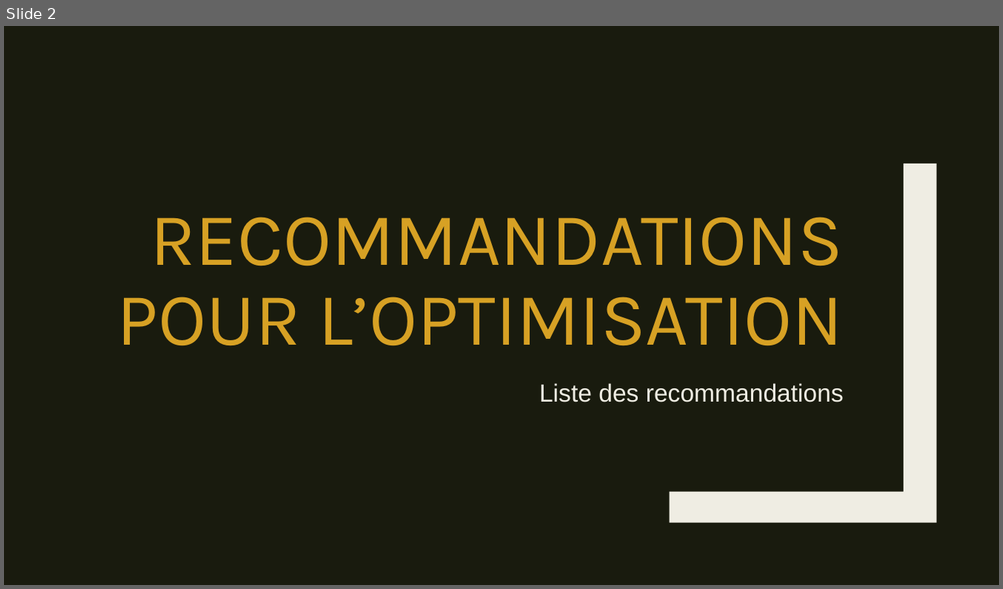
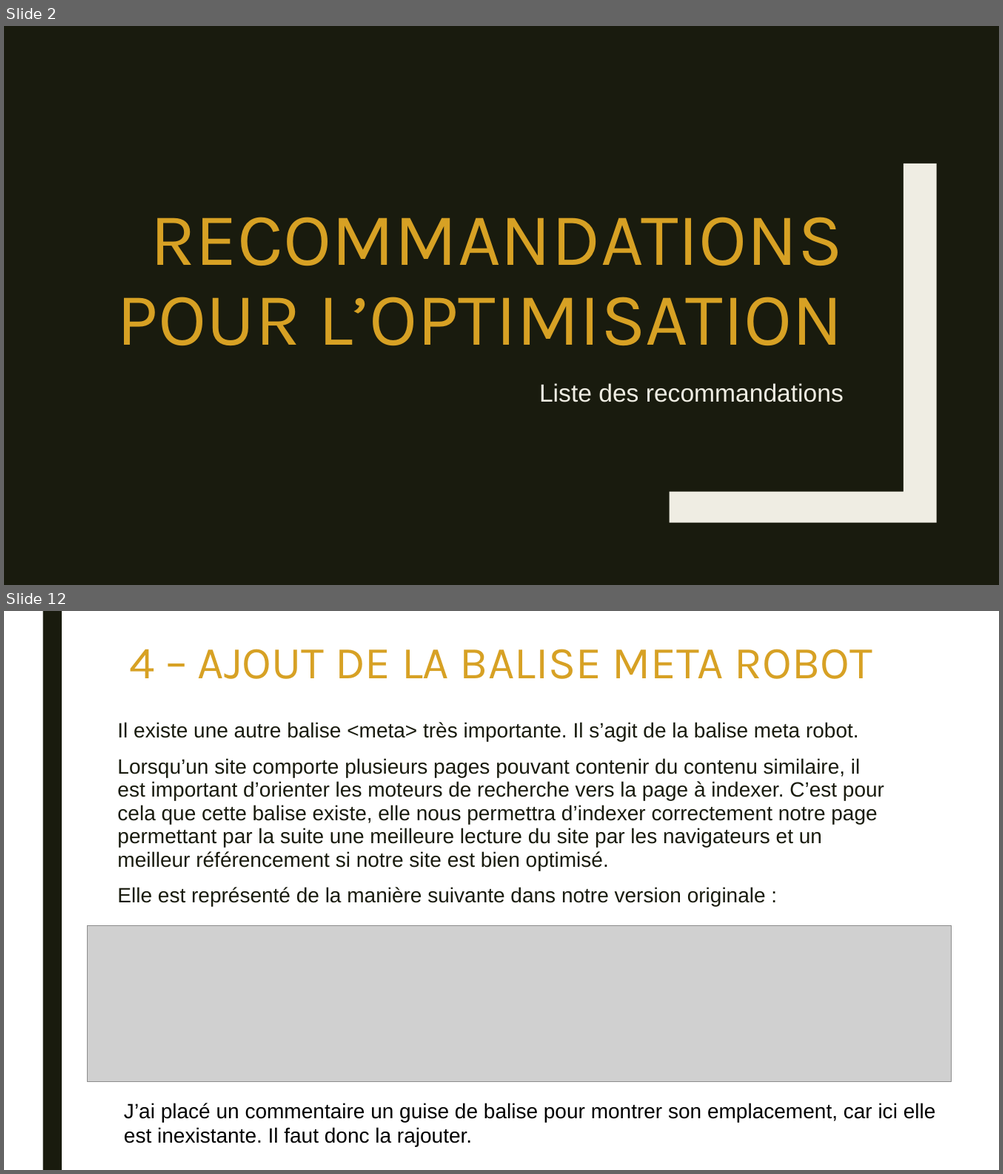
Before and after one commit to Amine-Be/Projet-4, a slide deck: P4_02_Recommandations.pptx. Shown one above the other, each under a label of ours: slide 2 before the commit, slides 2 and 12 after it; the slides between them are not shown. The pictures are 1003x589 and 1003x1174 pixels, drawn with LibreOffice and Linux fonts; fonts in the diff are those of the drawing; grey boxes stand for pictures. Boxes give left, top, right and bottom in pixels: in the first picture for what was removed or moved away, otherwise in the second. Text is boxed around its words. In the diff, an @@ line names an element or a change of style, - is before the commit and + after.

```diff
--- a/P4_02_Recommandations.pptx
+++ b/P4_02_Recommandations.pptx
@@ slide 12 added at <box>4,611,999,1170</box>, background #FFFFFF @@
@@ rectangle added at <box>42,611,62,1170</box>, fill #191B0E @@
@@ title added at <box>129,649,872,679</box>, 44 pt, text #D7A124 @@
+4 – AJOUT DE LA BALISE META ROBOT
@@ text added at <box>117,722,884,907</box>, 20 pt, text #191B0E @@
+Il existe une autre balise <meta> très importante. Il s’agit de la balise meta robot.
+Lorsqu’un site comporte plusieurs pages pouvant contenir du contenu similaire, il est important d’orienter les moteurs de recherche vers la page à indexer. C’est pour cela que cette balise existe, elle nous permettra d’indexer correctement notre page permettant par la suite une meilleure lecture du site par les navigateurs et un meilleur référencement si notre site est bien optimisé.
+Elle est représenté de la manière suivante dans notre version originale :
@@ picture added at <box>87,925,950,1082</box> @@
@@ text added at <box>124,1103,936,1147</box>, 20 pt, text #000000 @@
+J’ai placé un commentaire un guise de balise pour montrer son emplacement, car ici elle est inexistante. Il faut donc la rajouter.
```
Also in this commit, not shown: 1 slide changed, 27 other slides added.
